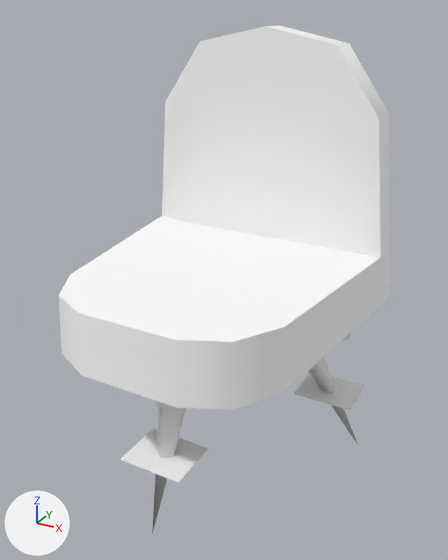
An edit to the glTF model public/3d/item/model__item__room.ofs_3664_0/3664kg_ga_isu.gltf, drawn before and after from the same camera.
One viewpoint serves both versions: a 50 mm camera at (0.759, -1.315, 1.071) aimed at (0.029, 0.013, 0.407). Every picture has the same lights, and +X, +Y and +Z are marked at lower left. The picture after the commit comes second.

The scene before the commit, as lines of its bpy script (objects in view):
```python
mat_ga_isu_0 = principled_material('ga_isu_0')
mat_ga_isu_0.base_color = (1.0, 1.0, 1.0)  # white #ffffff
mat_ga_isu_0.roughness = 1.0
mat_ga_isu_1 = principled_material('ga_isu_1')
mat_ga_isu_1.base_color = (1.0, 1.0, 1.0)  # white #ffffff
mat_ga_isu_1.roughness = 1.0
me_3664kg_ga_isu = bpy.data.meshes.new('3664kg_ga_isu')
me_3664kg_ga_isu.from_pydata(...)  # 61 vertices, 68 faces; spans x -0.383..0.384, y -0.386..0.386, z -0.2..1.025
# faces by material slot: [65, 3]
me_3664kg_ga_isu.materials.append(mat_ga_isu_1)  # white #ffffff
me_3664kg_ga_isu.materials.append(mat_ga_isu_0)  # white #ffffff
ob_3664kg_ga_isu = bpy.data.objects.new('3664kg_ga_isu', me_3664kg_ga_isu)
ob_3664kg_ga_isu.location = (0.0, 0.0, 0.0)
```
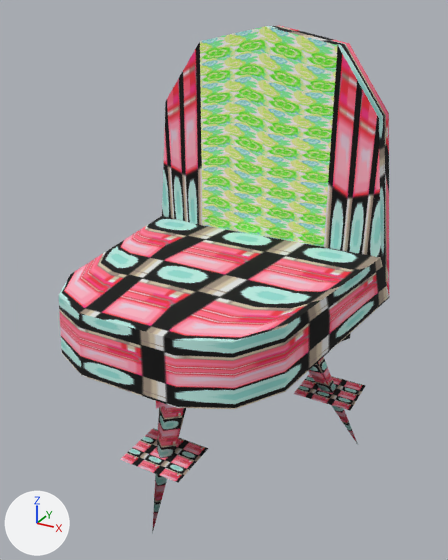
Where the change shows, as pixel boxes (x1, y1, x2, y2) in the pictures (448 x 560 px):
```json
{"object": "3664kg_ga_isu", "change": "surface changed", "before": [59, 26, 389, 531], "after": [59, 26, 389, 531], "on screen": "darker"}
```

Edits to the scene script, one JSON object a line:
```json
{"op": "add", "block": "img_ga_isu_0", "code": ["img_ga_isu_0 = load_image('ga_isu_0', '_unpacked/ga_isu_0', 32, 64, 'sRGB')"]}
{"op": "add", "block": "img_ga_isu_1", "code": ["img_ga_isu_1 = load_image('ga_isu_1', '_unpacked/ga_isu_1', 32, 64, 'sRGB')"]}
{"op": "remove", "block": "mat_ga_isu_1", "code": "mat_ga_isu_1.base_color = (1.0, 1.0, 1.0)  # white #ffffff"}
{"op": "add", "block": "mat_ga_isu_1", "code": "mat_ga_isu_1.texture = img_ga_isu_1"}
{"op": "remove", "block": "mat_ga_isu_0", "code": "mat_ga_isu_0.base_color = (1.0, 1.0, 1.0)  # white #ffffff"}
{"op": "add", "block": "mat_ga_isu_0", "code": "mat_ga_isu_0.texture = img_ga_isu_0"}
```
